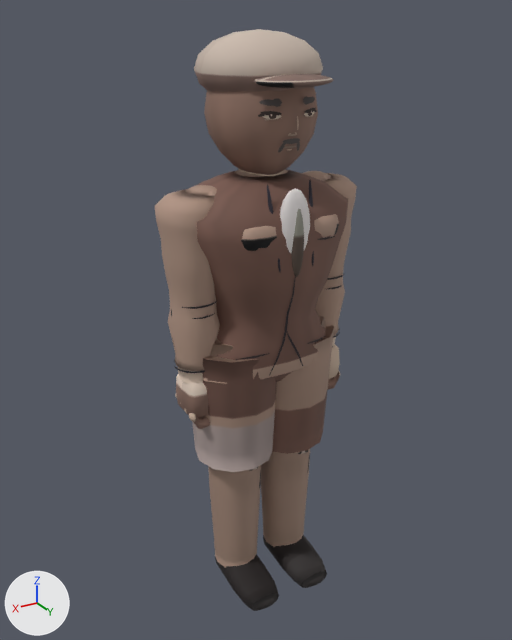
Two versions of the glTF model assets/roster/models/juwon_a.glb, one commit apart.
Both versions are drawn from a 50 mm camera at (1.158, 1.898, 1.965) aimed at (0.01, -0.015, 1.008). Arrows for +X, +Y and +Z are at lower left; the lights stay in place. The picture after the commit comes second. Vertices at exactly the same position are counted once.

The first picture shows 'Body'.
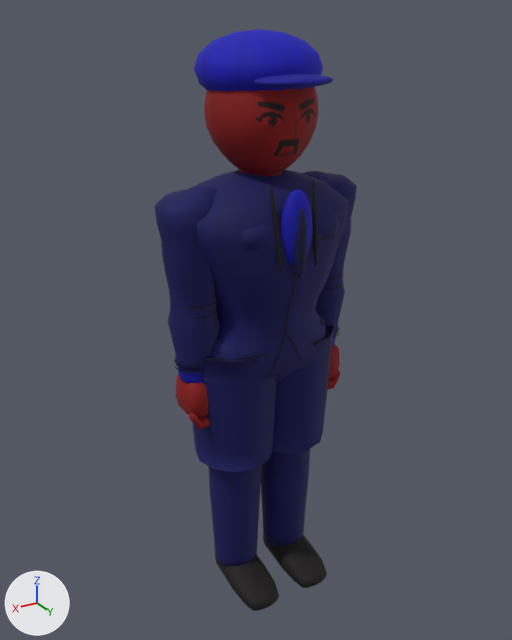
Location of each change, (x1, y1, x2, y2) in pixels of the pictures (512 x 640 px; the box of a moved part takes in the faces that stretch with it):
```json
{"part": 1, "of": "me_mesh_0", "change": "deleted", "before": [258, 96, 317, 153]}
{"part": 2, "of": "me_mesh_0", "change": "moved or reshaped", "before": [204, 87, 325, 337], "after": [204, 87, 325, 341]}
{"part": 3, "of": "me_mesh_0", "change": "recoloured", "before": [155, 29, 357, 611], "after": [155, 29, 357, 611], "on screen": "brown to blue"}
```

The change, as JSON lines over the scene's bpy script:
```json
{"block": "me_mesh_0", "where": "# used by ob_body; location = (0.0, 0.0, 0.0)"}
{"op": "remove", "block": "me_mesh_0", "code": "me_mesh_0.from_pydata(...)  # 4686 vertices, 8558 faces; spans x -0.36..0.36, y -0.22..0.26, z -0.03..1.93"}
{"op": "add", "block": "me_mesh_0", "code": "me_mesh_0.from_pydata(...)  # 3801 vertices, 7152 faces; spans x -0.36..0.36, y -0.21..0.26, z -0.03..1.93"}
{"block": "me_mesh_0", "change": "me_mesh_0 part 1: 20 loose pieces with 860 vertices, spanning x -0.1..0.1, y 0.15..0.18, z 1.6..1.75, are deleted"}
{"block": "me_mesh_0", "change": "me_mesh_0 part 2: 143 vertices moved from x -0.14..0.14, y -0.14..0.22, z 1.23..1.81 to x -0.14..0.14, y -0.14..0.24, z 1.23..1.81; 516 vertices removed from x -0.17..0.16, y -0.16..0.22, z 0.97..1.87; 491 vertices added at x -0.17..0.17, y -0.17..0.24, z 0.96..1.88"}
{"block": "me_mesh_0", "change": "me_mesh_0 part 3: 5980 kept faces spanning x -0.36..0.36, y -0.21..0.26, z -0.03..1.93 get new vertex colours"}
```
